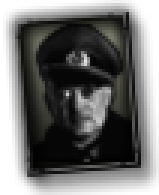
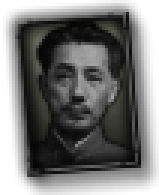
Revision of a layered (159, 195) image; what changed, layer by layer:
added layer "Ikki_Kita_1935-removebg-preview" in group "Germany" over bbox(33, 21, 135, 168)
hid "Brightness/Contrast 1 copy" over bbox(33, 24, 135, 162)
hid "Brightness/Contrast 1" over bbox(33, 24, 135, 162)
